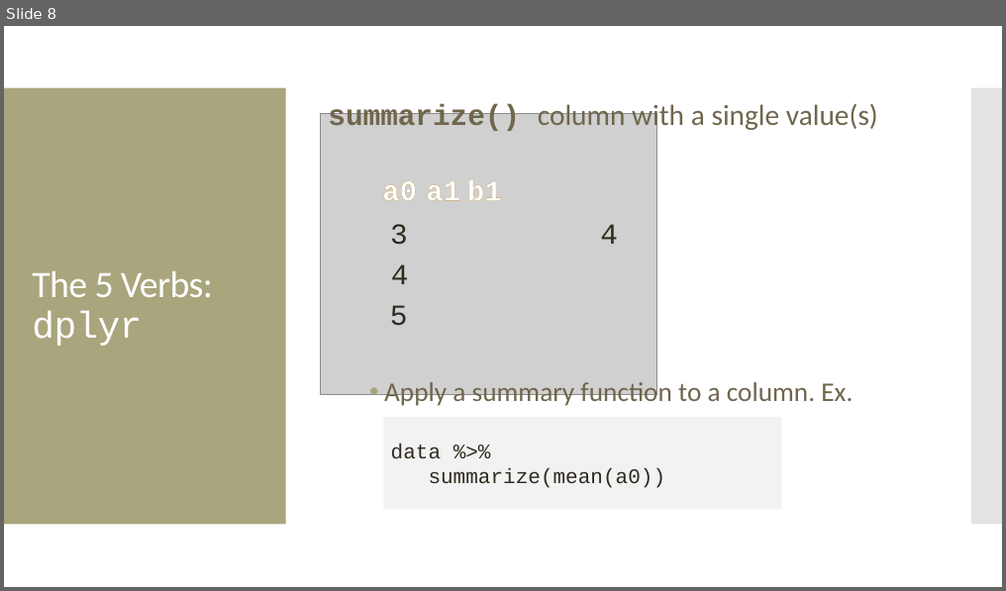
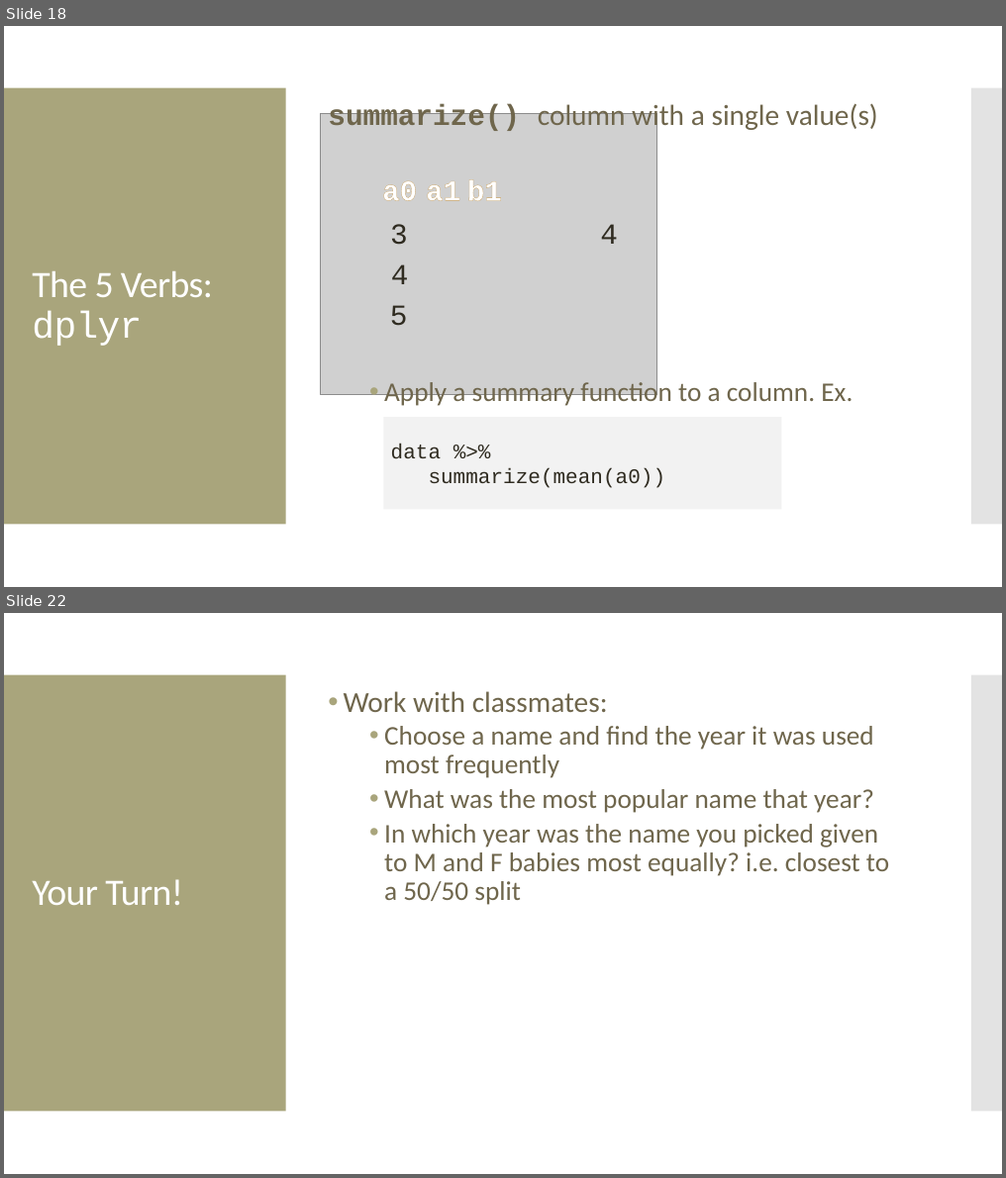
Before and after one commit to amosca01/Intro-DS-F23, a slide deck: slides/10-data-wrangling-mutate-arr-sum.pptx. Shown one above the other, each under a label of ours: slide 8 before the commit, slides 18 and 22 after it; the slides between them are not shown. The pictures are 1006x591 and 1006x1178 pixels, drawn with LibreOffice and Linux fonts; fonts in the diff are those of the drawing; grey boxes stand for pictures. Boxes give left, top, right and bottom in pixels: in the first picture for what was removed or moved away, otherwise in the second. Text is boxed around its words. In the diff, an @@ line names an element or a change of style, - is before the commit and + after.

Commit message:
class

```diff
--- a/slides/10-data-wrangling-mutate-arr-sum.pptx
+++ b/slides/10-data-wrangling-mutate-arr-sum.pptx
@@ slide 22 added at bbox=[4, 613, 1002, 1174], background #FFFFFF; not listed: 2 template elements that a slide beside it also shows @@
@@ text added at bbox=[344, 691, 889, 905], 26 pt, text #6F664C @@
+• Work with classmates:
+  • Choose a name and find the year it was used most frequently
+  • What was the most popular name that year?
+  • In which year was the name you picked given to M and F babies most equally? i.e. closest to a 50/50 split
@@ title added at bbox=[32, 879, 183, 905], 36 pt, text #FFFFFF @@
+Your Turn!
@@ what was slide 8 is now slide 18 @@
```
Also in this commit, not shown: 1 slide changed, 13 other slides added, 2 other files.
